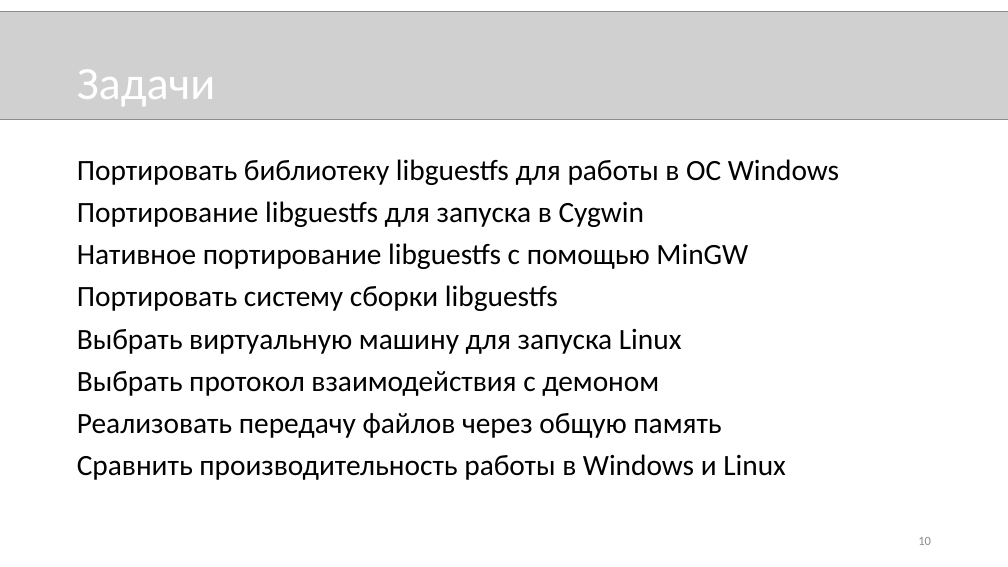
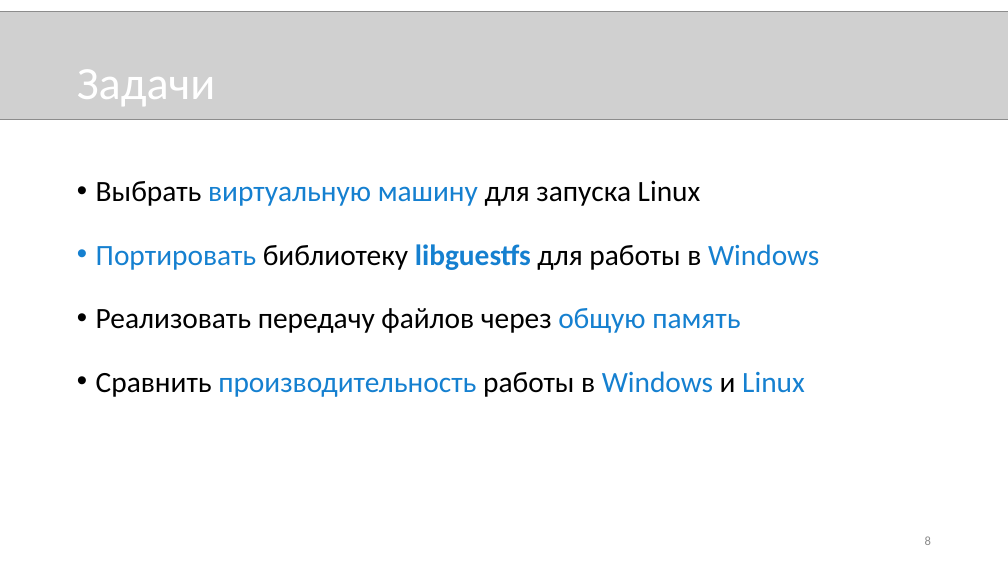
Before and after one commit to novokrest/master-thesis, a slide deck: slide 8 of presentation.pptx (slide 10 before the commit). Drawn at 1008x567 pixels with LibreOffice and Linux fonts; fonts in the diff are those of the drawing; grey boxes stand for pictures. Boxes give left, top, right and bottom in pixels: in the first picture for what was removed or moved away, otherwise in the second. Text is boxed around its words. In the diff, an @@ line names an element or a change of style, - is before the commit and + after.

```diff
--- a/presentation.pptx
+++ b/presentation.pptx
@@ text at (77, 159, 839, 311): paragraphs removed @@
-Портировать библиотеку libguestfs для работы в ОС Windows
-Портирование libguestfs для запуска в Cygwin
-Нативное портирование libguestfs с помощью MinGW
-Портировать систему сборки libguestfs
@@ text at (96, 180, 805, 397): text colour #000000 to #1580D0 in "виртуальную машину", "общую память", "производительность Windows Linux"; bullet none to •; line spacing 0.9 to 1.5 @@
@@ text at (96, 244, 819, 270): text changed; text colour #000000 to #1580D0 @@
-Выбрать протокол взаимодействия с демоном
+• Портировать библиотеку libguestfs для работы в Windows
@@ page number at (925, 536, 931, 545): text changed @@
-10
+8
```
Also in this commit, not shown: 6 other slides changed, 2 slides added, 3 slides removed, 1 other file.
